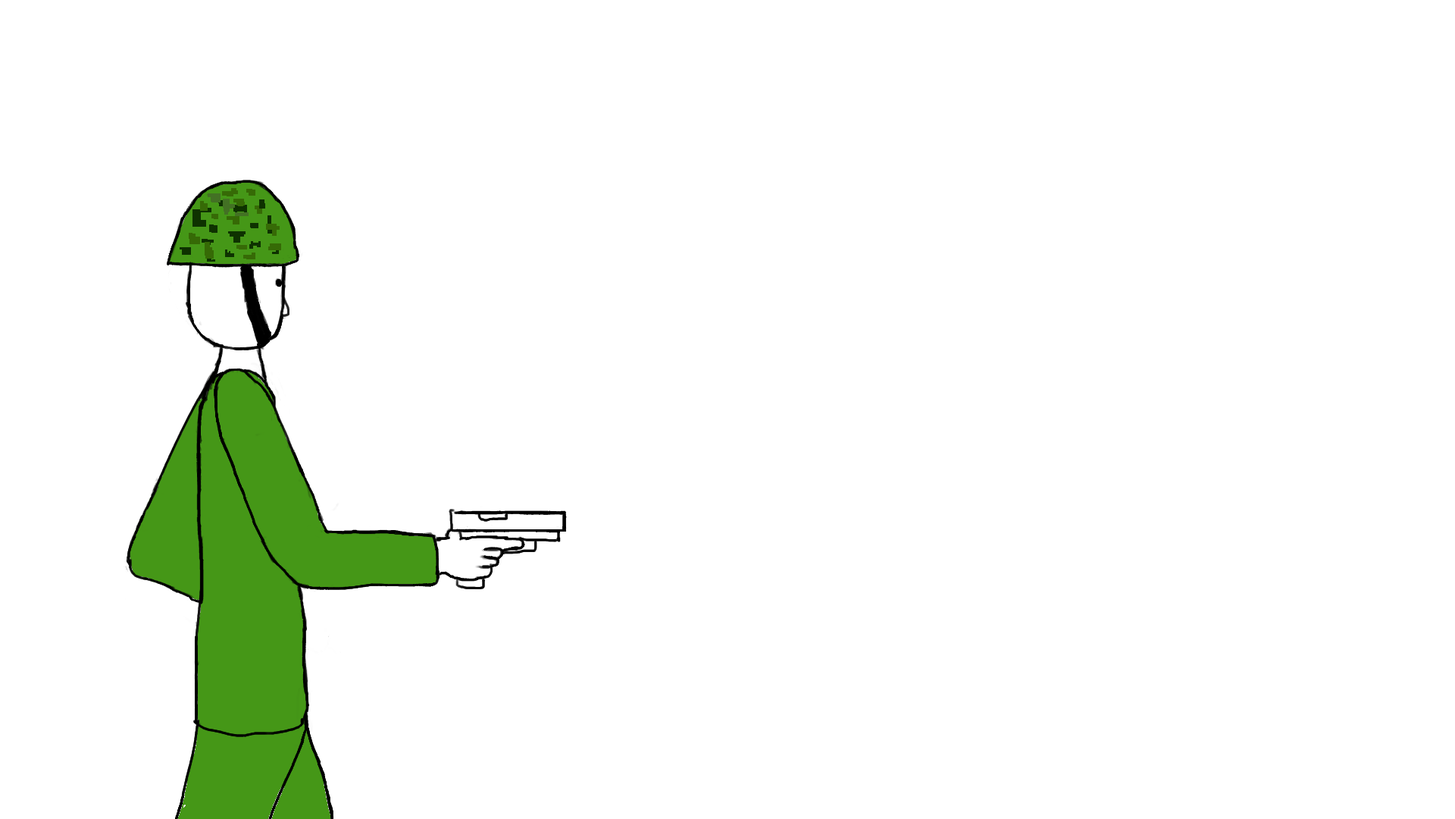
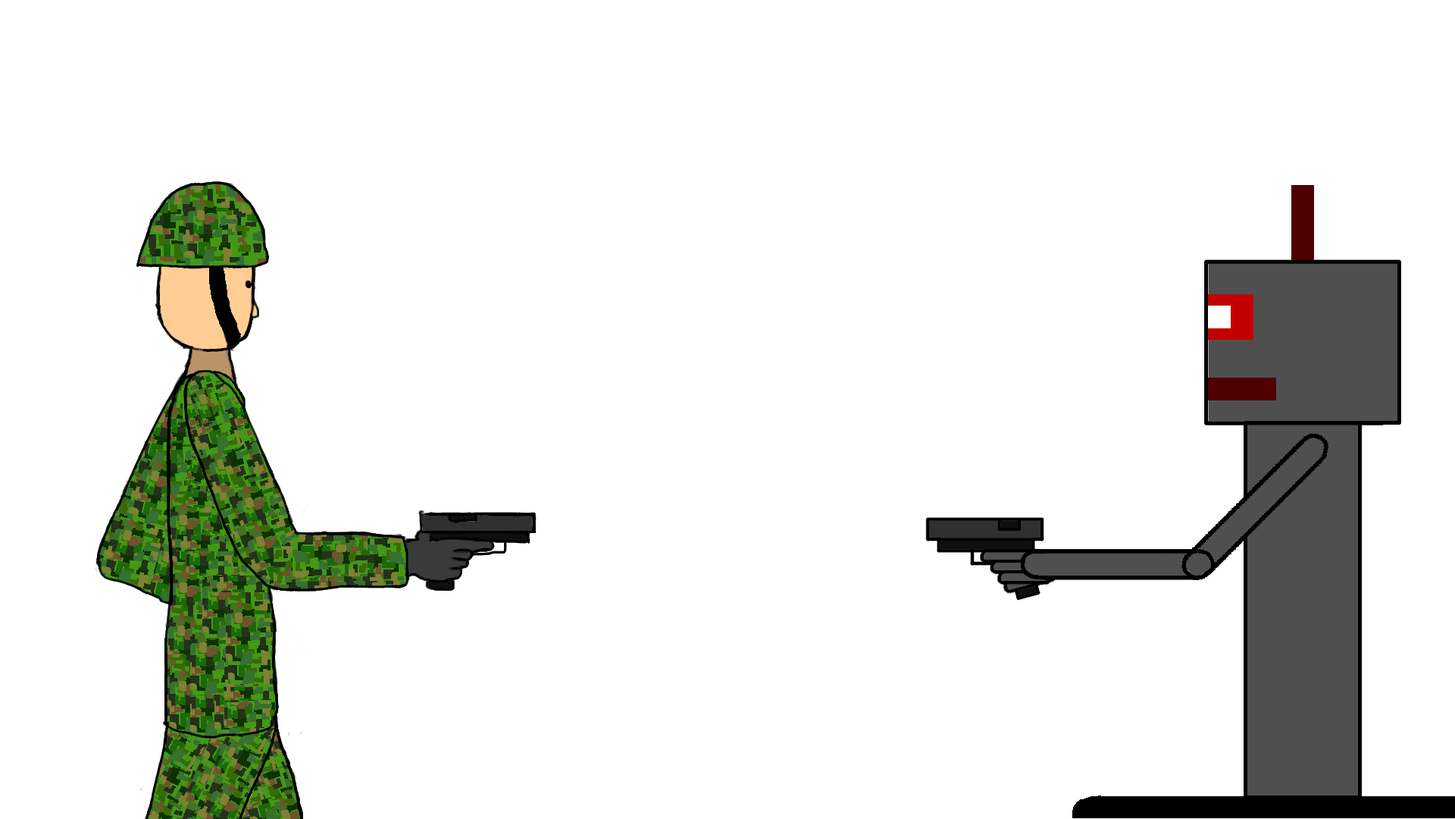
The second 1455 × 819 image is a revision of the first. Changes to its layers:
removed layer "Human" over [123, 179, 567, 819]
painted on "Human #1" over [93, 181, 539, 819]
renamed "Background" to "Robot", showed it, painted on it over [93, 179, 1455, 819]
